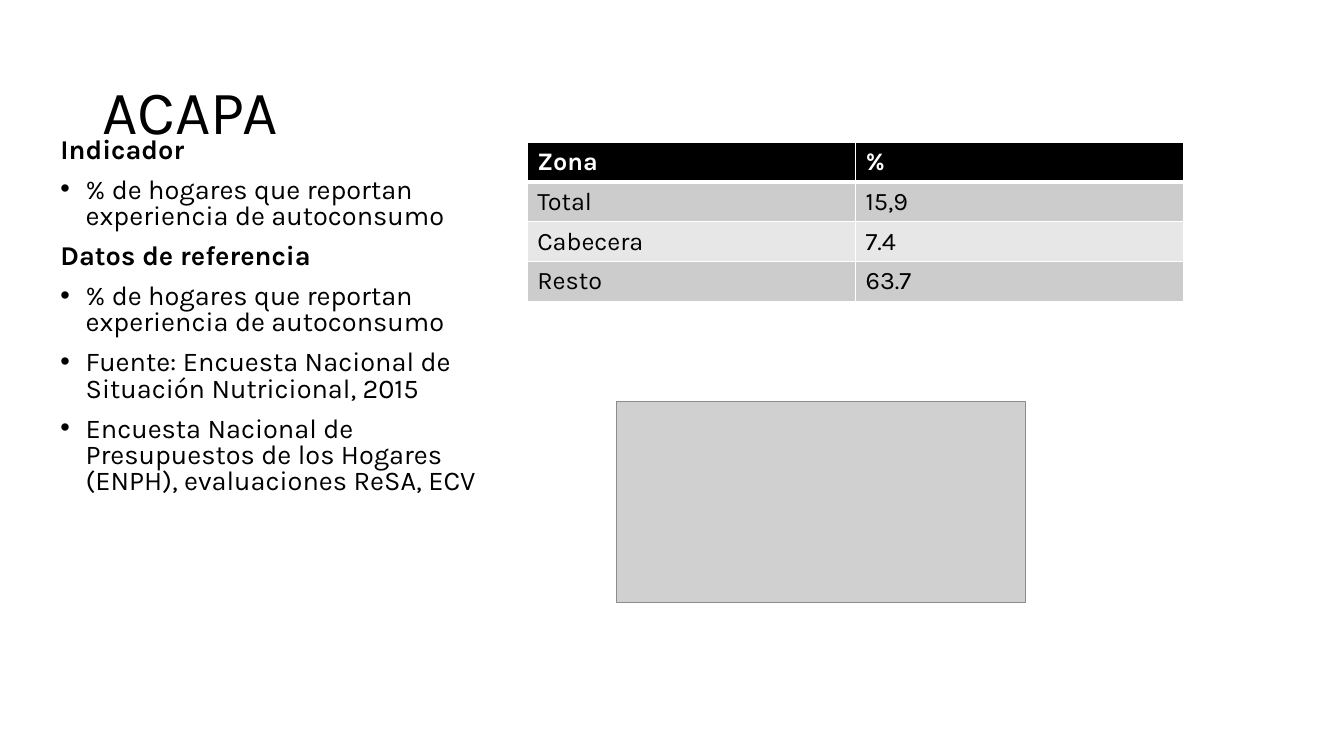
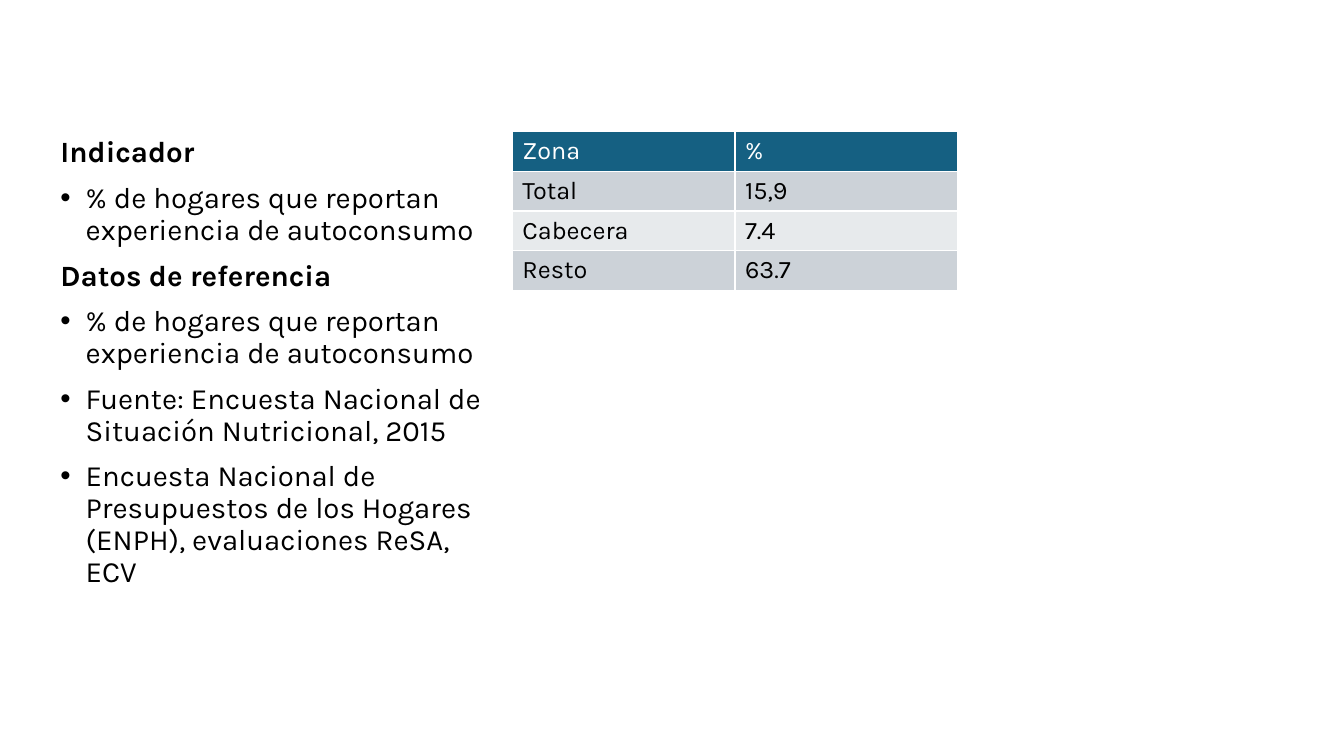
Before and after one commit to edalfon/ptfr, a slide deck: slide 48 of slides/slides.pptx (slide 35 before the commit). Drawn at 1344x756 pixels with LibreOffice and Linux fonts; fonts in the diff are those of the drawing; grey boxes stand for pictures. Boxes give left, top, right and bottom in pixels: in the first picture for what was removed or moved away, otherwise in the second. Text is boxed around its words. In the diff, an @@ line names an element or a change of style, - is before the commit and + after.

```diff
--- a/slides/slides.pptx
+++ b/slides/slides.pptx
@@ title removed at (x1=102, y1=94, x2=278, y2=149) @@
-ACAPA
@@ text "Indicador" at (x1=60, y1=141, x2=480, y2=583): size 19.4 to 21 pt; line spacing 0.8 to 0.9 @@
@@ table at (x1=512, y1=132, x2=958, y2=506) @@
@@ fill #000000 to #156082 in row 1 @@
@@ fill #CCCCCC to #CCD2D8 in 4 cells @@
@@ fill #E7E7E7 to #E8EAED in row 3 @@
@@ bold off in "Zona", "%" @@
@@ table resized from (x1=527, y1=142, x2=1185, y2=303) to (x1=512, y1=132, x2=958, y2=506) @@
@@ picture removed at (x1=616, y1=401, x2=1025, y2=603) @@
```
Also in this commit, not shown: 47 other slides changed, 14 slides added, 10 slides removed, 10 other files.
